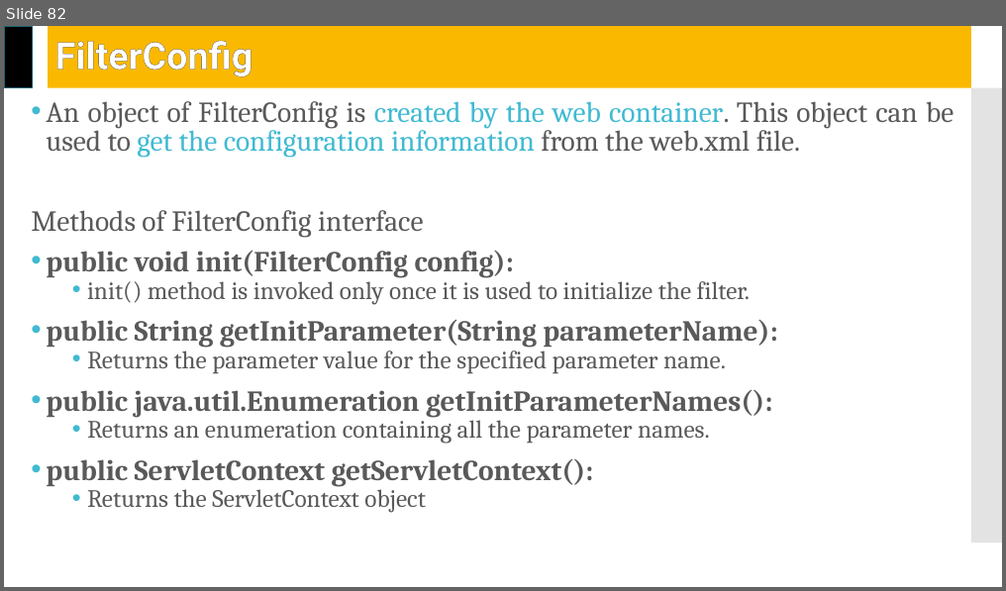
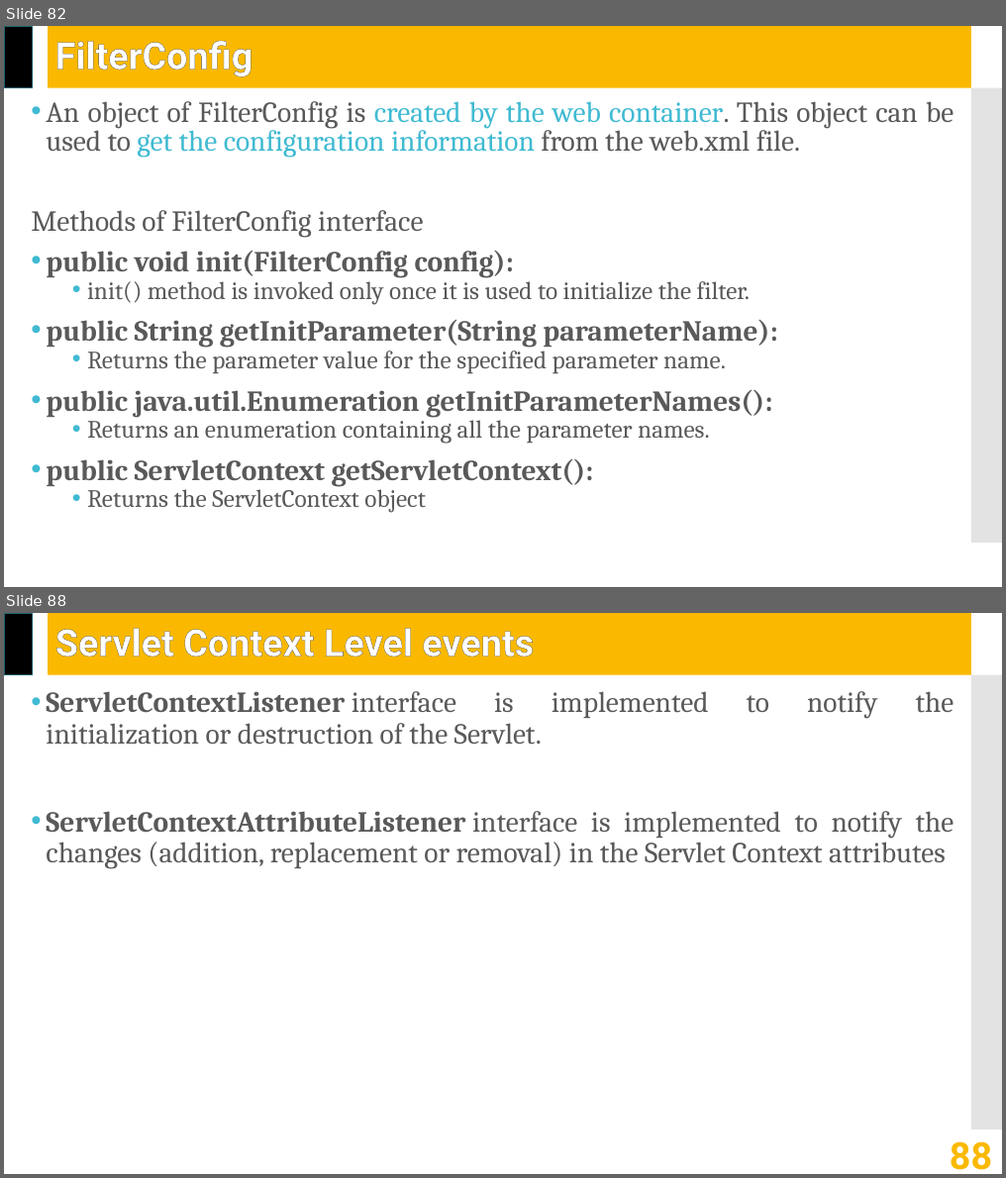
Before and after one commit to jrambasana/AJP2022-material, a slide deck: AJP Slides/AJP (01ce0502) - Unit 4 - Servlet API.pptx. Shown one above the other, each under a label of ours: slide 82 before the commit, slides 82 and 88 after it; the slides between them are not shown. The pictures are 1006x591 and 1006x1178 pixels, drawn with LibreOffice and Linux fonts; fonts in the diff are those of the drawing. Boxes give left, top, right and bottom in pixels: in the first picture for what was removed or moved away, otherwise in the second. Text is boxed around its words. In the diff, an @@ line names an element or a change of style, - is before the commit and + after.

```diff
--- a/AJP Slides/AJP (01ce0502) - Unit 4 - Servlet API.pptx
+++ b/AJP Slides/AJP (01ce0502) - Unit 4 - Servlet API.pptx
@@ slide 88 added at (4,613,1002,1174), background #FFFFFF; not listed: 3 template elements that a slide beside it also shows @@
@@ title added at (55,628,534,657), 36 pt, text #FFFFFF, bold @@
+Servlet Context Level events
@@ text added at (46,691,954,869), 28 pt, text #595959 @@
+• ServletContextListener interface is implemented to notify the initialization or destruction of the Servlet.
+• ServletContextAttributeListener interface is implemented to notify the changes (addition, replacement or removal) in the Servlet Context attributes
@@ page number added at (949,1142,992,1170), 36 pt, text #FAB900, bold @@
+88
```
Also in this commit, not shown: 2 slides changed, 16 other slides added, 6 other files.
